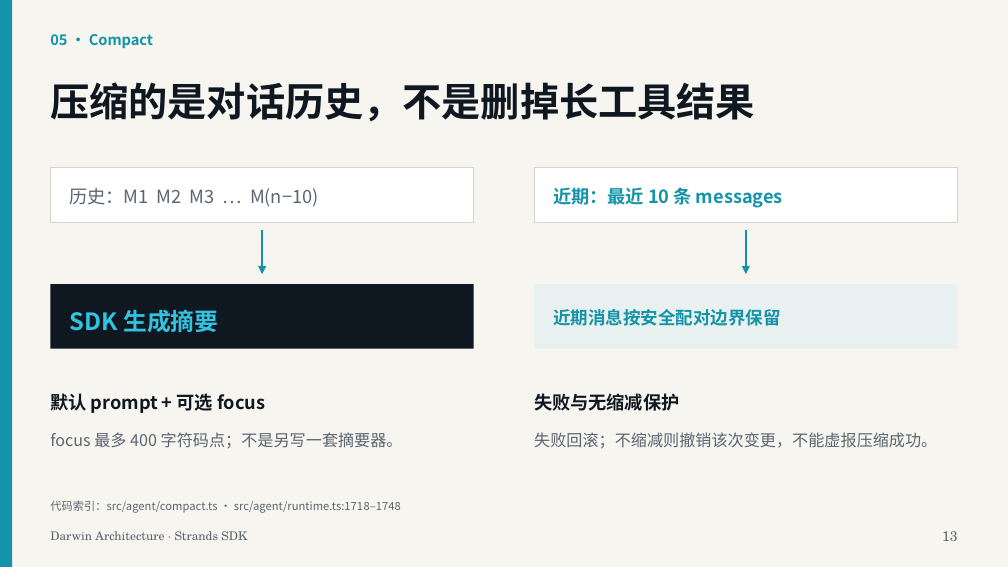
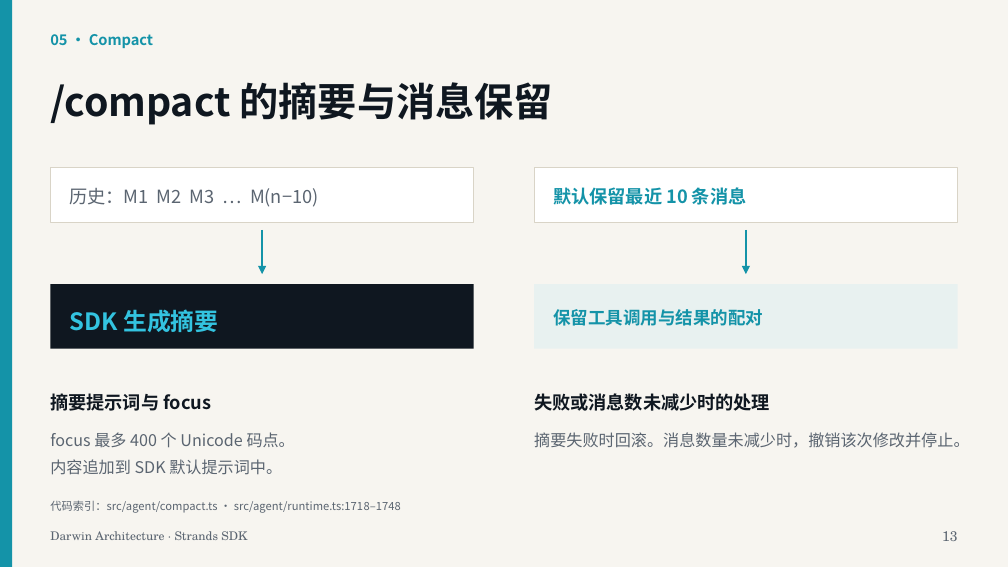
Before and after one commit to xiehust/strands-darwin, a slide deck: slide 13 of docs/ppt/darwin-architecture-strands-sdk.zh-CN.pptx. Drawn at 1008x567 pixels with LibreOffice and Linux fonts; fonts in the diff are those of the drawing. Boxes give left, top, right and bottom in pixels: in the first picture for what was removed or moved away, otherwise in the second. Text is boxed around its words. In the diff, an @@ line names an element or a change of style, - is before the commit and + after.

```diff
--- a/docs/ppt/darwin-architecture-strands-sdk.zh-CN.pptx
+++ b/docs/ppt/darwin-architecture-strands-sdk.zh-CN.pptx
@@ text at bbox=[50, 82, 553, 125]: text changed @@
-压缩的是对话历史，不是删掉长工具结果
+/compact 的摘要与消息保留
@@ text at bbox=[553, 187, 747, 205]: text changed @@
-近期：最近 10 条 messages
+默认保留最近 10 条消息
@@ text at bbox=[553, 309, 763, 326]: text changed @@
-近期消息按安全配对边界保留
+保留工具调用与结果的配对
@@ text at bbox=[50, 393, 211, 411]: text changed @@
-默认 prompt + 可选 focus
+摘要提示词与 focus
@@ text at bbox=[534, 393, 770, 411]: text changed @@
-失败与无缩减保护
+失败或消息数未减少时的处理
@@ text at bbox=[50, 432, 295, 475]: text changed @@
-focus 最多 400 字符码点；不是另写一套摘要器。
+focus 最多 400 个 Unicode 码点。
+内容追加到 SDK 默认提示词中。
@@ text at bbox=[534, 432, 969, 448]: text changed @@
-失败回滚；不缩减则撤销该次变更，不能虚报压缩成功。
+摘要失败时回滚。消息数量未减少时，撤销该次修改并停止。
```
Also in this commit, not shown: 20 other slides changed, 2 other files.
